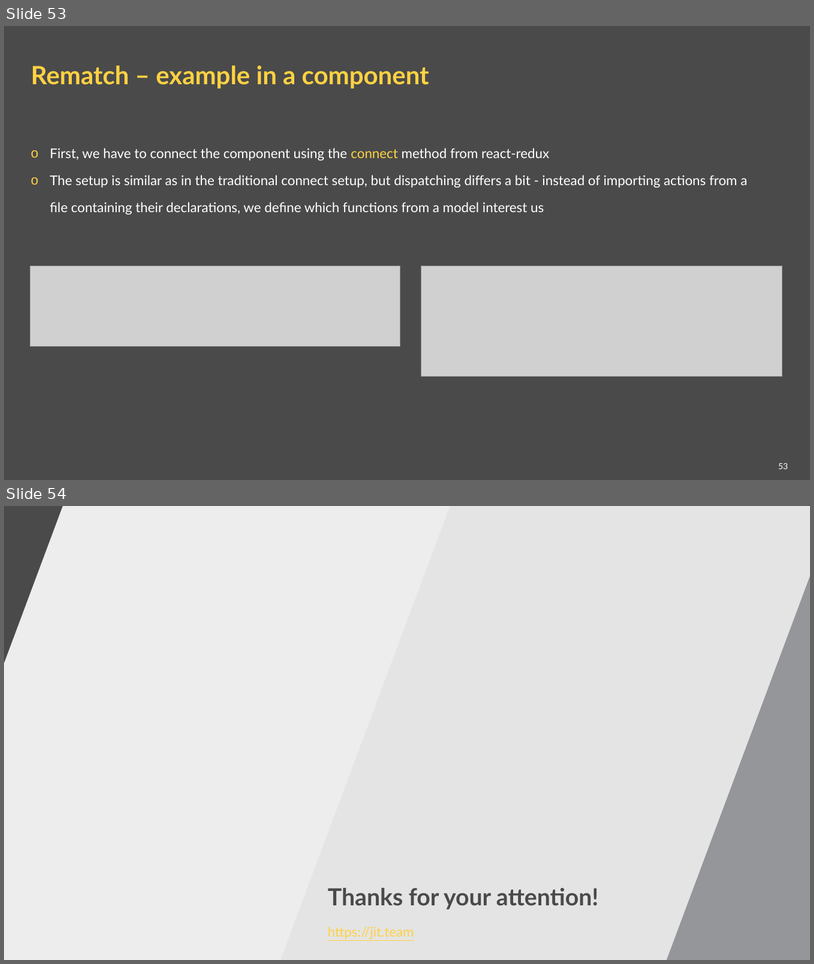
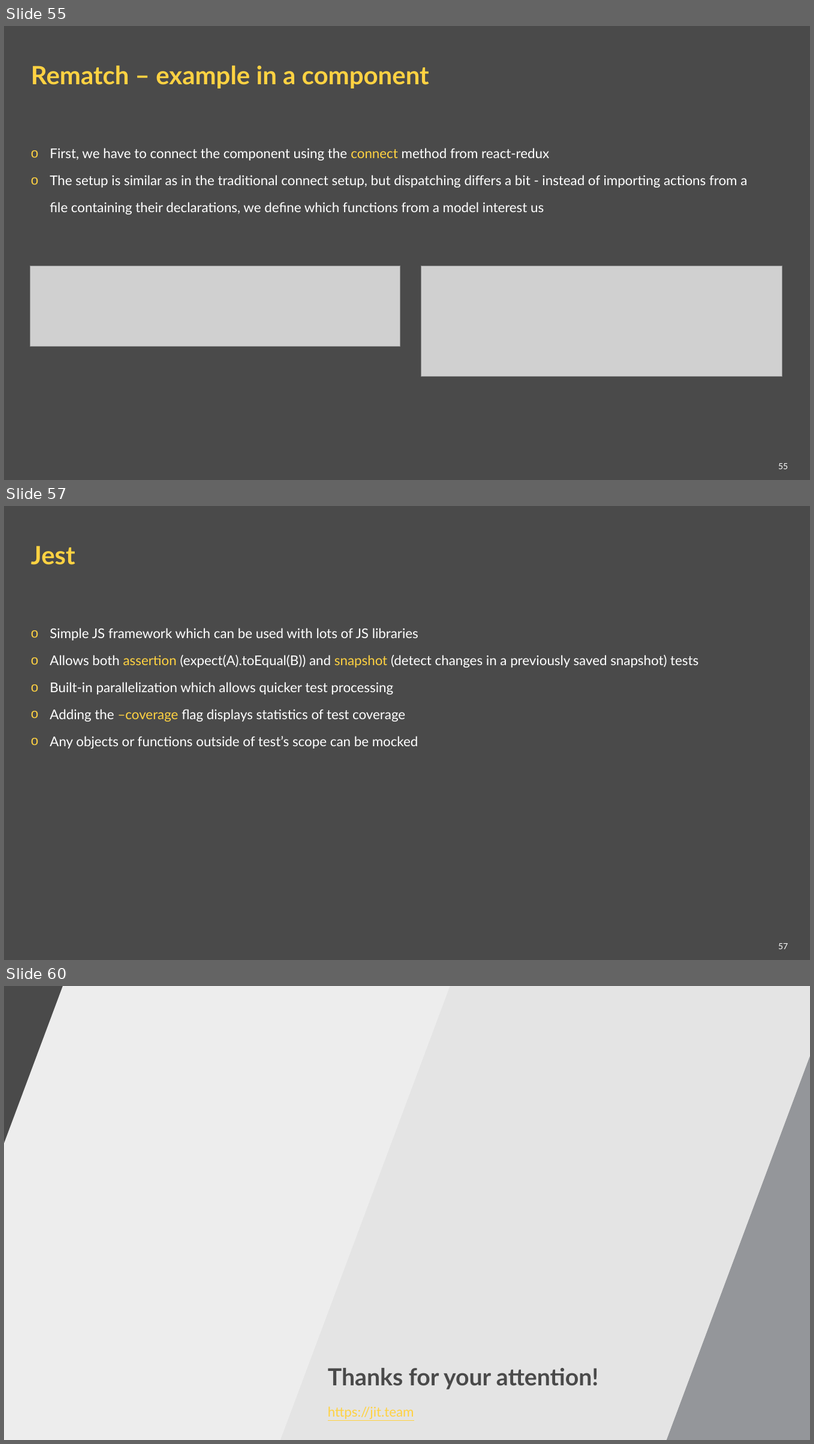
Before and after one commit to ppuzio/react-course-examples, a slide deck: React BEST course.pptx. Shown one above the other, each under a label of ours: slides 53 and 54 before the commit, slides 55, 57 and 60 after it; the slides between them are not shown. The pictures are 814x964 and 814x1444 pixels, drawn with LibreOffice and Linux fonts; fonts in the diff are those of the drawing; grey boxes stand for pictures; background and template pictures are left out. Boxes give left, top, right and bottom in pixels: in the first picture for what was removed or moved away, otherwise in the second. Text is boxed around its words. In the diff, an @@ line names an element or a change of style, - is before the commit and + after.

Commit message:
test chapter changes - init

```diff
--- a/React BEST course.pptx
+++ b/React BEST course.pptx
@@ slide 57 added at (4,506,810,960), background #4A4A4A @@
@@ title added at (31,546,75,565), 30 pt, text #FFD242, bold @@
+Jest
@@ text added at (50,628,699,748), 16 pt, text #FFFFFF @@
+o Simple JS framework which can be used with lots of JS libraries
+o Allows both assertion (expect(A).toEqual(B)) and snapshot (detect changes in a previously saved snapshot) tests
+o Built-in parallelization which allows quicker test processing
+o Adding the –coverage flag displays statistics of test coverage
+o Any objects or functions outside of test’s scope can be mocked
@@ page number added at (779,943,788,949), 10 pt, text #FFFFFF @@
+57
@@ what was slide 53 is now slide 55 @@
@@ page number at (779,463,788,469): text changed @@
-53
+55
@@ what was slide 54 is now slide 60 @@
```
Also in this commit, not shown: 1 slide changed, 5 other slides added, 5 other files.
